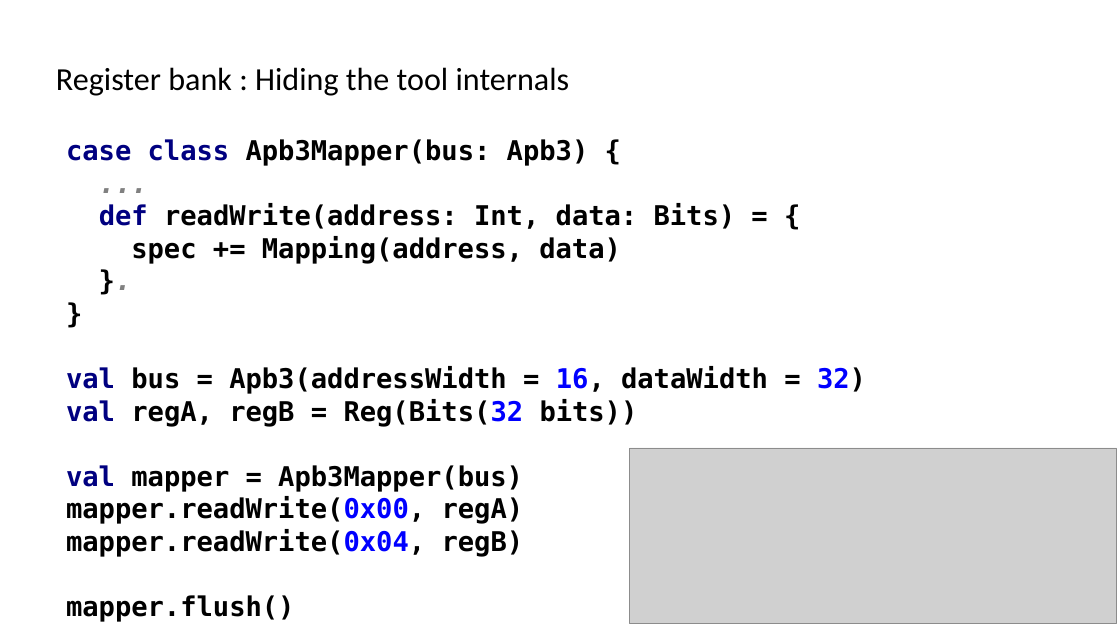
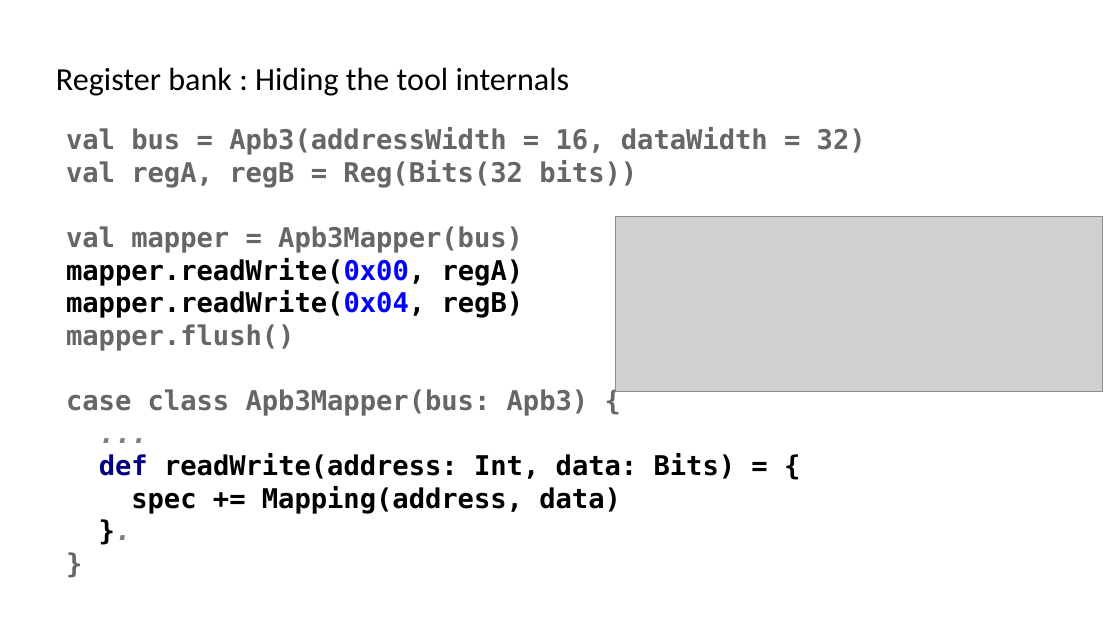
Before and after one commit to SpinalHDL/SpinalDoc, a slide deck: slide 10 of presentation/en/wosh_2019.odp. Drawn at 1120x630 pixels with LibreOffice and Linux fonts; fonts in the diff are those of the drawing; grey boxes stand for pictures. Boxes give left, top, right and bottom in pixels: in the first picture for what was removed or moved away, otherwise in the second. Text is boxed around its words. In the diff, an @@ line names an element or a change of style, - is before the commit and + after.

```diff
--- a/presentation/en/wosh_2019.odp
+++ b/presentation/en/wosh_2019.odp
@@ text "val bus = Apb3(addressWidth = ...": place and size @@
-text "val bus = Apb3(addressWidth = ..." at (66, 139, 866, 622)
+text "val bus = Apb3(addressWidth = ..." at (66, 128, 866, 514)
@@ text at (66, 128, 866, 351): paragraph added @@
+val bus = Apb3(addressWidth = 16, dataWidth = 32)
+val regA, regB = Reg(Bits(32 bits))
+val mapper = Apb3Mapper(bus)
+mapper.readWrite(0x00, regA)
+mapper.readWrite(0x04, regB)
+mapper.flush()
@@ picture: place and size @@
-picture at (630, 448, 1117, 624)
+picture at (616, 216, 1103, 392)
@@ text at (66, 366, 866, 622): text changed @@
-}.
-}
-val bus = Apb3(addressWidth = 16, dataWidth = 32)
-val regA, regB = Reg(Bits(32 bits))
-val mapper = Apb3Mapper(bus)
-mapper.readWrite(0x00, regA)
-mapper.readWrite(0x04, regB)
-mapper.flush()
+}.
+}
@@ text at (66, 389, 736, 479): text colour #000080 to #666666 in "case class"; text colour #000000 to #666666 in "Apb3Mapper(bus: Apb3) {" @@
```
Also in this commit, not shown: 11 other slides changed, 3 slides added.
